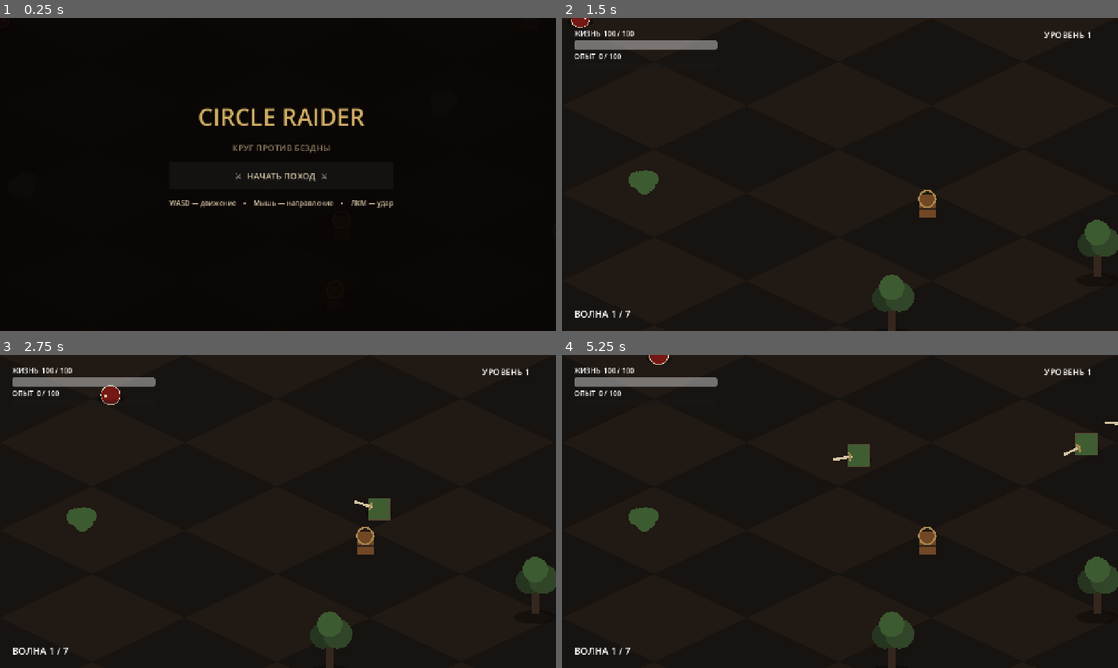
Above: before the commit, frames 1-4 (two rows, left to right).
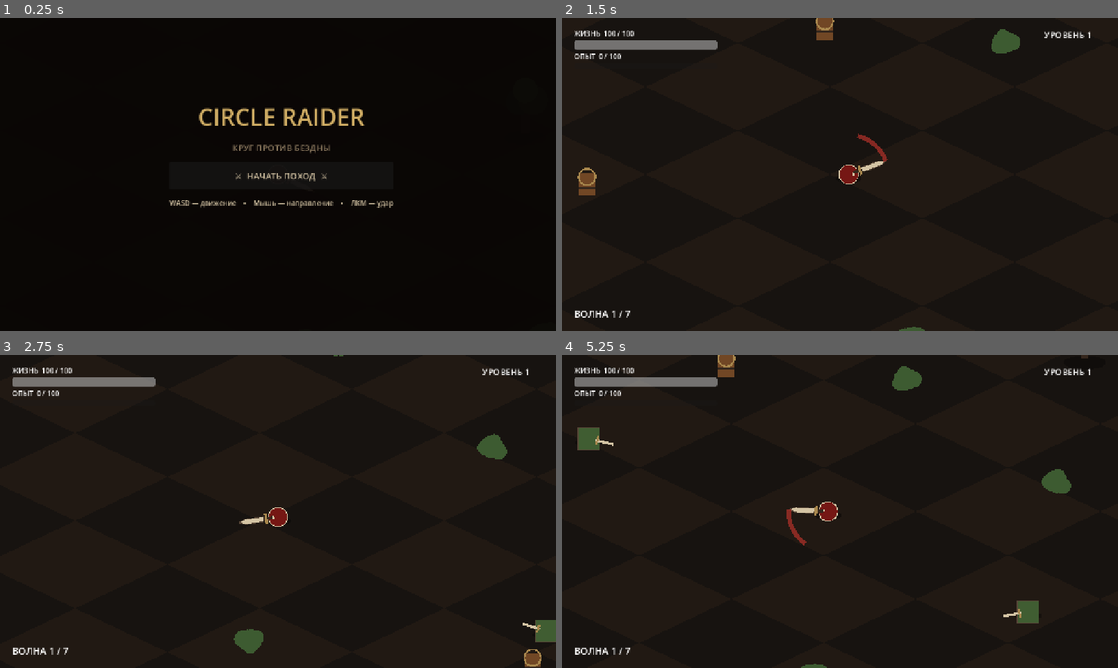
Above: after the commit, the same moments.

Repository: lollydragon666/testgame
Game: Godot game, scene res://scenes/main.tscn
Same seed, same stepped clock (60 frames per second), same inputs: the game is played once before the commit and once after it.
Inputs (mouse positions are in pixels of both pictures, inside the frame that each line leads up to):
- Up to frame 1 (0.25 s): no input
- Up to frame 2 (1.5 s): click "⚔ НАЧАТЬ ПОХОД ⚔" at 0.5 s; tap Enter at 1.25 s; move the mouse to (962, 158) at 1.27 s; hold D (move_right) from 1.28 s (still down); click (962, 158) at 1.35 s
- Up to frame 3 (2.75 s): move the mouse to (166, 527) at 2.02 s; release D (move_right) at 2.03 s; hold S (move_down) from 2.03 s (still down); click (166, 527) at 2.1 s
- Up to frame 4 (5.25 s): move the mouse to (895, 442) at 2.77 s; release S (move_down) at 2.78 s; hold D (move_right) 2.78-3.53 s; click (895, 442) at 2.85 s; move the mouse to (812, 574) at 3.52 s; hold W (move_up) 3.53-4.28 s; click (812, 574) at 3.6 s; move the mouse to (1006, 558) at 4.27 s; hold A (move_left) from 4.28 s (still down); click (1006, 558) at 4.35 s; move the mouse to (673, 464) at 5.02 s; click (673, 464) at 5.1 s

The runs differ from the first frame. In frame 2, 3.1% of the frame differs, in the area x 1-100%, y 0-100%; in frame 3, 3.8%; in frame 4, 4.6%, in the area x 2-100%, y 0-100%.
Error before the commit: Parse Error: Cannot infer the type of "blade_base" variable because the value doesn't have a set type. (res://scripts/player/player_attack.gd:55)

Commit message:
Fix Godot type inference and import metadata

Diff:
--- a/project.godot
+++ b/project.godot
@@ -1,5 +1,10 @@
 ; Engine configuration file.
-; Рекомендуется открывать проект в Godot 4.x.
+; It's best edited using the editor UI and not directly,
+; since the parameters that go here are not all obvious.
+;
+; Format:
+;   [section] ; section goes between []
+;   param=value ; assign values to parameters
 
 config_version=5
 
@@ -7,6 +12,7 @@
 
 config/name="Circle Raider"
 run/main_scene="res://scenes/main.tscn"
+config/features=PackedStringArray("4.7")
 
 [display]
 
@@ -16,33 +22,32 @@
 window/size/window_height_override=720
 window/stretch/mode="canvas_items"
 
-[rendering]
-
-renderer/rendering_method="gl_compatibility"
-renderer/rendering_method.mobile="gl_compatibility"
-textures/default_filters/use_nearest_mipmap_filter=false
-
 [input]
 
 move_up={
 "deadzone": 0.2,
-"events": [Object(InputEventKey,"physical_keycode":87)]
+"events": [Object(InputEventKey,"resource_local_to_scene":false,"resource_name":"","device":16,"window_id":0,"alt_pressed":false,"shift_pressed":false,"ctrl_pressed":false,"meta_pressed":false,"pressed":false,"keycode":0,"physical_keycode":87,"key_label":0,"unicode":0,"location":0,"echo":false,"script":null)
+]
 }
 move_down={
 "deadzone": 0.2,
-"events": [Object(InputEventKey,"physical_keycode":83)]
+"events": [Object(InputEventKey,"resource_local_to_scene":false,"resource_name":"","device":16,"window_id":0,"alt_pressed":false,"shift_pressed":false,"ctrl_pressed":false,"meta_pressed":false,"pressed":false,"keycode":0,"physical_keycode":83,"key_label":0,"unicode":0,"location":0,"echo":false,"script":null)
+]
 }
 move_left={
 "deadzone": 0.2,
-"events": [Object(InputEventKey,"physical_keycode":65)]
+"events": [Object(InputEventKey,"resource_local_to_scene":false,"resource_name":"","device":16,"window_id":0,"alt_pressed":false,"shift_pressed":false,"ctrl_pressed":false,"meta_pressed":false,"pressed":false,"keycode":0,"physical_keycode":65,"key_label":0,"unicode":0,"location":0,"echo":false,"script":null)
+]
 }
 move_right={
 "deadzone": 0.2,
-"events": [Object(InputEventKey,"physical_keycode":68)]
+"events": [Object(InputEventKey,"resource_local_to_scene":false,"resource_name":"","device":16,"window_id":0,"alt_pressed":false,"shift_pressed":false,"ctrl_pressed":false,"meta_pressed":false,"pressed":false,"keycode":0,"physical_keycode":68,"key_label":0,"unicode":0,"location":0,"echo":false,"script":null)
+]
 }
 attack={
 "deadzone": 0.5,
-"events": [Object(InputEventMouseButton,"button_index":1)]
+"events": [Object(InputEventMouseButton,"resource_local_to_scene":false,"resource_name":"","device":32,"window_id":0,"alt_pressed":false,"shift_pressed":false,"ctrl_pressed":false,"meta_pressed":false,"button_mask":0,"position":Vector2(0, 0),"global_position":Vector2(0, 0),"factor":1.0,"button_index":1,"canceled":false,"pressed":false,"double_click":false,"script":null)
+]
 }
 
 [layer_names]
@@ -51,3 +56,8 @@
 2d_physics/layer_2="Enemies"
 2d_physics/layer_3="Projectiles"
 2d_physics/layer_4="World props"
+
+[rendering]
+
+renderer/rendering_method="gl_compatibility"
+renderer/rendering_method.mobile="gl_compatibility"
--- a/scripts/items/pickup.gd
+++ b/scripts/items/pickup.gd
@@ -26,7 +26,7 @@
 	age += delta
 	var distance := world_position.distance_to(player.world_position)
 	if pickup_kind == "experience" and distance < player.attack.sword_length + 42.0 and distance > 0.001:
-		var desired_velocity := (player.world_position - world_position).normalized() * (220.0 + maxf(0.0, 150.0 - distance) * 2.0)
+		var desired_velocity: Vector2 = (player.world_position - world_position).normalized() * (220.0 + maxf(0.0, 150.0 - distance) * 2.0)
 		velocity = velocity.lerp(desired_velocity, 1.0 - exp(-9.0 * delta))
 	else:
 		velocity *= exp(-6.0 * delta)
--- a/scripts/player/player_attack.gd
+++ b/scripts/player/player_attack.gd
@@ -52,7 +52,7 @@
 	var relative_screen := IsoMath.world_to_screen(target_world_position - host.world_position)
 	var screen_distance := relative_screen.length()
 	var target_screen_radius := maxf(0.0, target_radius) * 1.05
-	var blade_base := host.radius + 11.0
+	var blade_base: float = float(host.radius) + 11.0
 	if screen_distance + target_screen_radius < blade_base:
 		return false
 	if screen_distance - target_screen_radius > sword_length:
Not shown, added: scripts/combat/enemy_projectile.gd.uid
Not shown, added: scripts/core/iso_math.gd.uid
Not shown, added: scripts/enemies/boss_enemy.gd.uid
Not shown, added: scripts/enemies/enemy_base.gd.uid
Not shown, added: scripts/enemies/lancer_enemy.gd.uid
Not shown, added: scripts/enemies/melee_enemy.gd.uid
Not shown, added: scripts/enemies/shooter_enemy.gd.uid
Not shown, added: scripts/items/pickup.gd.uid
Not shown, added: scripts/main.gd.uid
Not shown, added: scripts/player/player.gd.uid
Not shown, added: scripts/player/player_attack.gd.uid
Not shown, added: scripts/player/player_movement.gd.uid
(and 5 more such lines)
